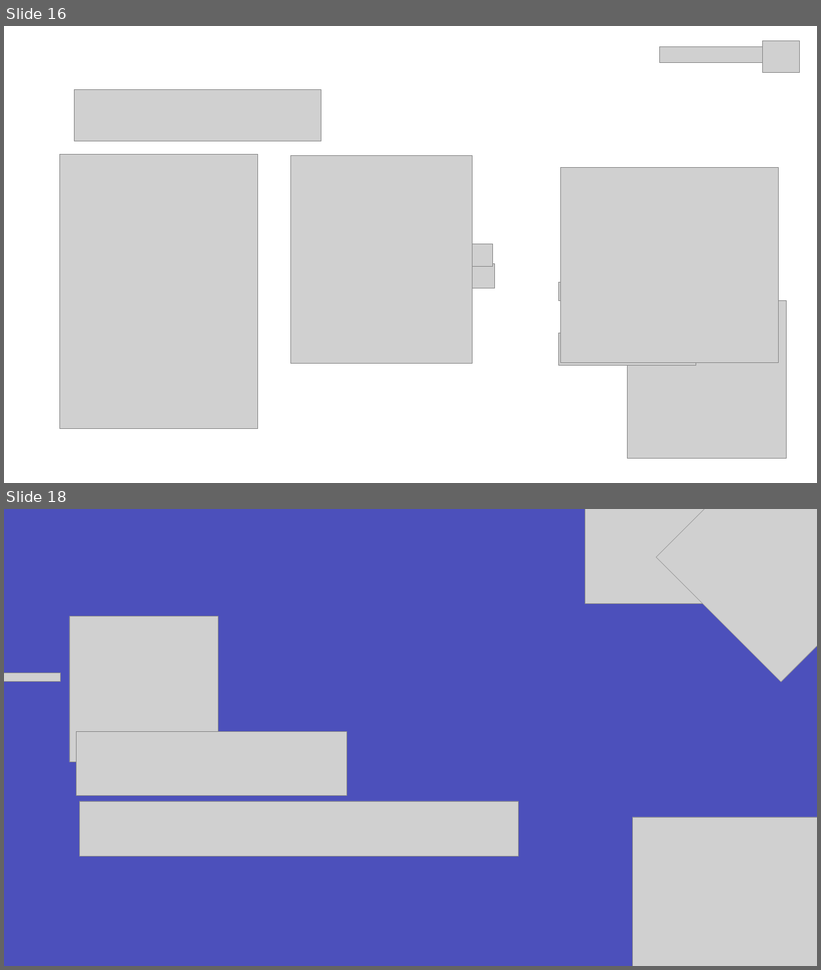
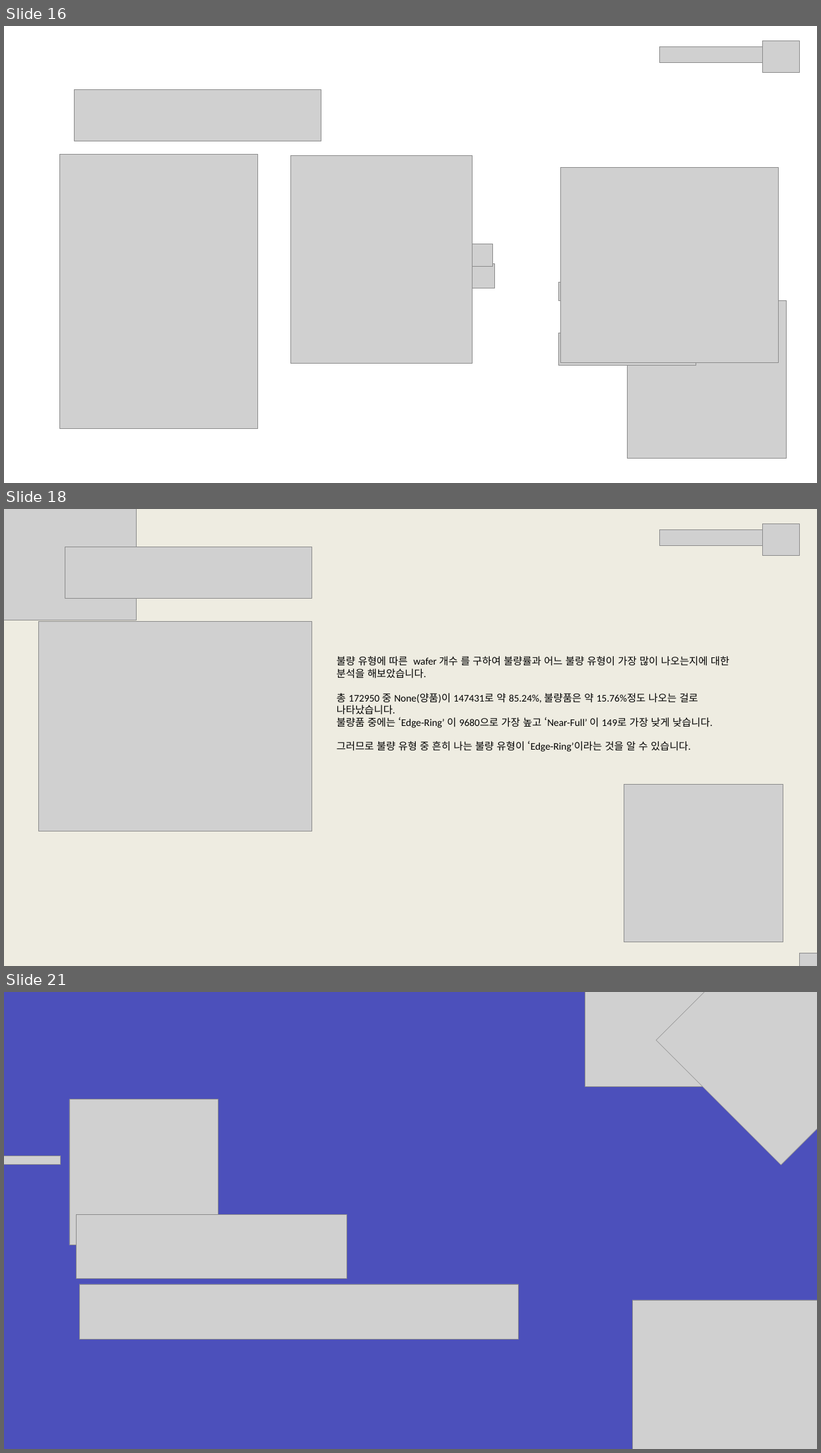
Before and after one commit to Kipioneer/TJE_Dissplay, a slide deck: 디스플레이.pptx. Shown one above the other, each under a label of ours: slides 16 and 18 before the commit, slides 16, 18 and 21 after it; the slides between them are not shown. The pictures are 821x970 and 821x1453 pixels, drawn with LibreOffice and Linux fonts; fonts in the diff are those of the drawing; grey boxes stand for pictures. Boxes give left, top, right and bottom in pixels: in the first picture for what was removed or moved away, otherwise in the second. Text is boxed around its words. In the diff, an @@ line names an element or a change of style, - is before the commit and + after.

```diff
--- a/디스플레이.pptx
+++ b/디스플레이.pptx
@@ slide 18 added at box(4, 509, 817, 966), background #EEECE1 @@
@@ picture added at box(4, 509, 136, 621) @@
@@ picture added at box(762, 524, 800, 555) @@
@@ picture added at box(65, 547, 312, 599) @@
@@ picture added at box(660, 530, 772, 546) @@
@@ picture added at box(38, 621, 312, 831) @@
@@ text added at box(337, 656, 729, 752), 18 pt, text #000000 @@
+불량 유형에 따른 wafer 개수 를 구하여 불량률과 어느 불량 유형이 가장 많이 나오는지에 대한 분석을 해보았습니다.
+총 172950 중 None(양품)이 147431로 약 85.24%, 불량품은 약 15.76%정도 나오는 걸로 나타났습니다.
+불량품 중에는 ‘Edge-Ring’ 이 9680으로 가장 높고 ‘Near-Full’ 이 149로 가장 낮게 낮습니다.
+그러므로 불량 유형 중 흔히 나는 불량 유형이 ‘Edge-Ring’이라는 것을 알 수 있습니다.
@@ picture added at box(624, 784, 783, 943) @@
@@ picture added at box(800, 953, 817, 966) @@
@@ what was slide 18 is now slide 21 @@
```
Also in this commit, not shown: 1 slide changed, 2 other slides added.
